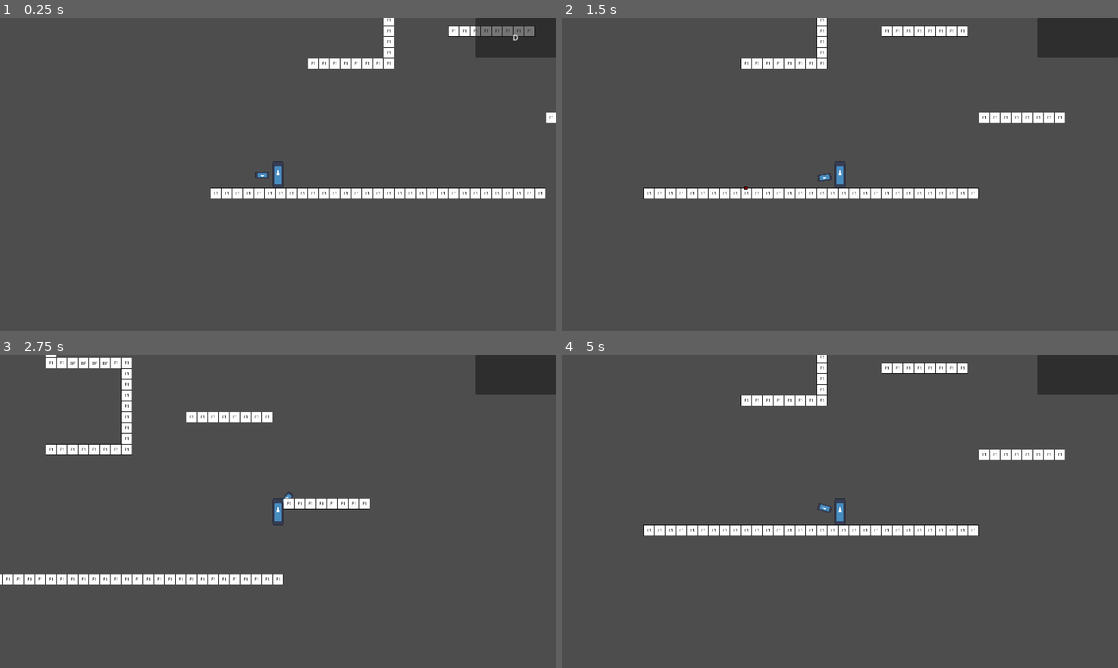
Above: before the commit, frames 1-4 (two rows, left to right).
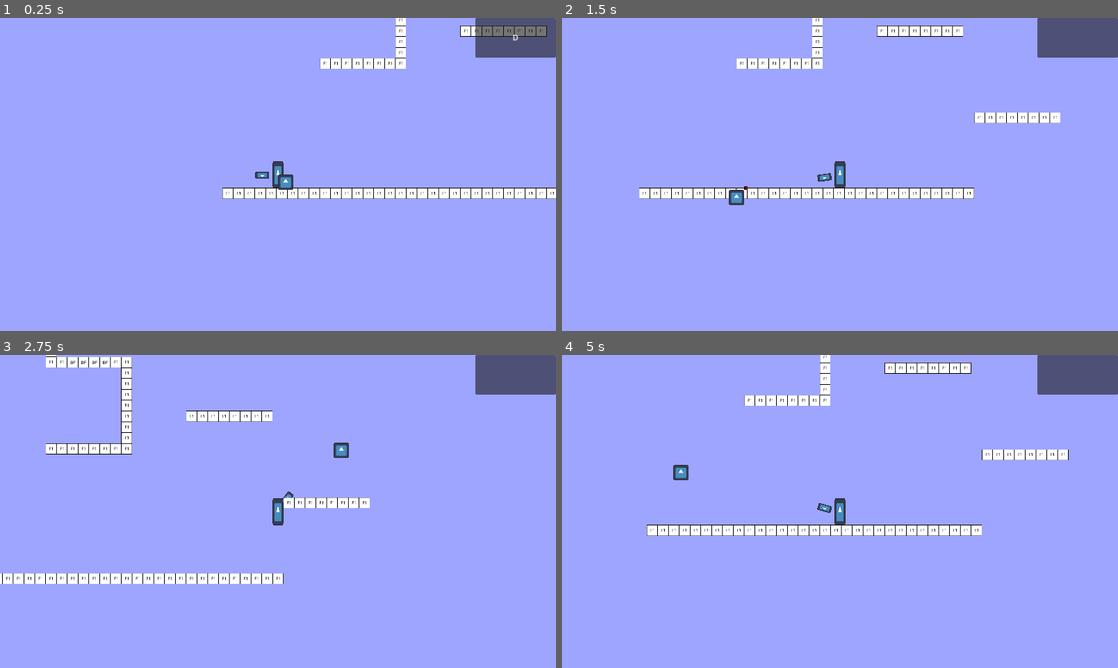
Above: after the commit, the same moments.

Repository: Juanxpeke/GD-Pirate
Game: Godot game, scene res://Core/Map/Levels/TutorialLevel.tscn
Same seed, same stepped clock (60 frames per second), same inputs: the game is played once before the commit and once after it. Before the commit the project starts from res://Core/Map/Levels/MainLevel.tscn. The engine's default icon, where the game draws it, is replaced by a stand-in: a white triangle on a blue panel in a dark square.
Inputs (mouse positions are in pixels of both pictures, inside the frame that each line leads up to):
- Up to frame 1 (0.25 s): no input
- Up to frame 2 (1.5 s): move the mouse to (962, 158) at 0.52 s; press the mouse at (962, 158) at 0.53 s; move the mouse to (728, 190) at 1.27 s; release the mouse at (728, 190) at 1.28 s; click (728, 190) at 1.35 s
- Up to frame 3 (2.75 s): move the mouse to (333, 442) at 2.02 s; press the mouse at (333, 442) at 2.03 s
- Up to frame 4 (5 s): move the mouse to (812, 574) at 2.77 s; release the mouse at (812, 574) at 2.78 s; click (812, 574) at 2.85 s; move the mouse to (1006, 558) at 3.52 s; press the mouse at (1006, 558) at 3.53 s; move the mouse to (673, 464) at 4.27 s; release the mouse at (673, 464) at 4.28 s; click (673, 464) at 4.35 s

The runs differ from the first frame. In frame 1, 98% of the frame differs, in the area x 0-100%, y 0-100%; in frame 2, 97%; in frame 3, 96%; in frame 4, 97%.

Commit message:
Initial idea of a main menu

Diff:
--- a/Core/Assets/Materials/ScreenShader/ScreenShader.gdshader
+++ b/Core/Assets/Materials/ScreenShader/ScreenShader.gdshader
@@ -1,3 +1,4 @@
+/* Reference: https://www.youtube.com/watch?v=E401x98N6iA&t */
 shader_type canvas_item;
 render_mode unshaded, skip_vertex_transform;
 
--- a/Core/Components/VFX/CTRLayer.tscn
+++ b/Core/Components/VFX/CTRLayer.tscn
@@ -2,9 +2,9 @@
 
 [ext_resource type="Material" uid="uid://b0x8ue1qm4wlm" path="res://Core/Assets/Materials/ScreenShader/CTRScreenMaterial.tres" id="1_ce675"]
 
-[node name="CTRLayer" type="CanvasLayer"]
+[node name="CTRLayer" type="CanvasLayer" groups=["VFXLayer"]]
 
-[node name="Panel" type="Panel" parent="."]
+[node name="Panelxd" type="Panel" parent="."]
 material = ExtResource("1_ce675")
 anchors_preset = 15
 anchor_right = 1.0
--- a/Core/Components/VFX/LEDLayer.tscn
+++ b/Core/Components/VFX/LEDLayer.tscn
@@ -2,7 +2,7 @@
 
 [ext_resource type="Material" uid="uid://hu7crcefyb5u" path="res://Core/Assets/Materials/ScreenShader/LEDScreenMaterial.tres" id="1_tip0b"]
 
-[node name="LEDLayer" type="CanvasLayer"]
+[node name="LEDLayer" type="CanvasLayer" groups=["VFXLayer"]]
 
 [node name="Panel" type="Panel" parent="."]
 material = ExtResource("1_tip0b")
--- a/Core/Entities/DumbFriend.gd
+++ b/Core/Entities/DumbFriend.gd
@@ -99,6 +99,7 @@
 		behaviour_mode = new_behaviour_mode
 		if is_inside_tree():
 			_behaviour_mode_initialization()
+			LogManager.character_log("Behaviour mode set to %s" % behaviour_mode)
 		else:
 			pass
 #endregion Exports Variables
--- a/Core/GUI/MainMenu.tscn
+++ b/Core/GUI/MainMenu.tscn
@@ -1,6 +1,19 @@
-[gd_scene load_steps=2 format=3 uid="uid://cq6t20p7hm3ba"]
+[gd_scene load_steps=7 format=3 uid="uid://cq6t20p7hm3ba"]
 
 [ext_resource type="Script" path="res://Core/GUI/MainMenu.gd" id="1_hy214"]
+[ext_resource type="Texture2D" uid="uid://xbiqxctethfi" path="res://Core/GUI/MainMenuBackground.png" id="2_y3o0j"]
+[ext_resource type="Texture2D" uid="uid://ctd8u1stx423v" path="res://icon.svg" id="3_vjfqh"]
+[ext_resource type="PackedScene" uid="uid://jr4iy2jnycmy" path="res://Core/Components/VFX/LEDLayer.tscn" id="4_4n01m"]
+
+[sub_resource type="StyleBoxFlat" id="StyleBoxFlat_auiq8"]
+bg_color = Color(0.141176, 0.372549, 0.866667, 1)
+
+[sub_resource type="StyleBoxFlat" id="StyleBoxFlat_rnykj"]
+content_margin_left = 8.0
+content_margin_top = 4.0
+content_margin_right = 32.0
+content_margin_bottom = 4.0
+bg_color = Color(0.141176, 0.0352941, 0.866667, 1)
 
 [node name="MainMenu" type="Control"]
 layout_mode = 3
@@ -10,3 +23,88 @@
 grow_horizontal = 2
 grow_vertical = 2
 script = ExtResource("1_hy214")
+
+[node name="MainMenuArranger" type="VBoxContainer" parent="."]
+layout_mode = 1
+anchors_preset = 15
+anchor_right = 1.0
+anchor_bottom = 1.0
+grow_horizontal = 2
+grow_vertical = 2
+theme_override_constants/separation = 0
+
+[node name="Desktop" type="Control" parent="MainMenuArranger"]
+layout_mode = 2
+size_flags_vertical = 3
+
+[node name="DesktopBackground" type="TextureRect" parent="MainMenuArranger/Desktop"]
+layout_mode = 1
+anchors_preset = 15
+anchor_right = 1.0
+anchor_bottom = 1.0
+grow_horizontal = 2
+grow_vertical = 2
+size_flags_vertical = 3
+texture = ExtResource("2_y3o0j")
+expand_mode = 1
+
+[node name="AppsMarginContainer" type="MarginContainer" parent="MainMenuArranger/Desktop"]
+layout_mode = 1
+anchors_preset = 15
+anchor_right = 1.0
+anchor_bottom = 1.0
+grow_horizontal = 2
+grow_vertical = 2
+theme_override_constants/margin_left = 16
+theme_override_constants/margin_top = 16
+theme_override_constants/margin_right = 16
+theme_override_constants/margin_bottom = 16
+
+[node name="AppsContainer" type="GridContainer" parent="MainMenuArranger/Desktop/AppsMarginContainer"]
+layout_mode = 2
+theme_override_constants/h_separation = 16
+theme_override_constants/v_separation = 16
+
+[node name="StartIcon2" type="TextureRect" parent="MainMenuArranger/Desktop/AppsMarginContainer/AppsContainer"]
+custom_minimum_size = Vector2(64, 64)
+layout_mode = 2
+texture = ExtResource("3_vjfqh")
+expand_mode = 1
+
+[node name="StartIcon3" type="TextureRect" parent="MainMenuArranger/Desktop/AppsMarginContainer/AppsContainer"]
+custom_minimum_size = Vector2(64, 64)
+layout_mode = 2
+texture = ExtResource("3_vjfqh")
+expand_mode = 1
+
+[node name="StartIcon4" type="TextureRect" parent="MainMenuArranger/Desktop/AppsMarginContainer/AppsContainer"]
+custom_minimum_size = Vector2(64, 64)
+layout_mode = 2
+texture = ExtResource("3_vjfqh")
+expand_mode = 1
+
+[node name="TaskBar" type="PanelContainer" parent="MainMenuArranger"]
+layout_mode = 2
+theme_override_styles/panel = SubResource("StyleBoxFlat_auiq8")
+
+[node name="TaskBarArranger" type="HBoxContainer" parent="MainMenuArranger/TaskBar"]
+layout_mode = 2
+
+[node name="StarButton" type="PanelContainer" parent="MainMenuArranger/TaskBar/TaskBarArranger"]
+layout_mode = 2
+theme_override_styles/panel = SubResource("StyleBoxFlat_rnykj")
+
+[node name="StartButtonArranger" type="HBoxContainer" parent="MainMenuArranger/TaskBar/TaskBarArranger/StarButton"]
+layout_mode = 2
+
+[node name="StartIcon" type="TextureRect" parent="MainMenuArranger/TaskBar/TaskBarArranger/StarButton/StartButtonArranger"]
+custom_minimum_size = Vector2(32, 32)
+layout_mode = 2
+texture = ExtResource("3_vjfqh")
+expand_mode = 1
+
+[node name="StartLabel" type="Label" parent="MainMenuArranger/TaskBar/TaskBarArranger/StarButton/StartButtonArranger"]
+layout_mode = 2
+text = "Start"
+
+[node name="LEDLayer" parent="." instance=ExtResource("4_4n01m")]
--- /dev/null
+++ b/Core/Global/ConfigurationManager.gd
@@ -0,0 +1,78 @@
+extends Node
+## Docstring
+
+#region Signals
+#endregion Signals
+
+#region Enums
+#endregion Enums
+
+#region Constants
+## TODO
+const DEFAULT_GAMEPLAY_LAYER : int = 1
+## TODO
+const CURSOR_LAYER           : int = 2
+## TODO
+const VFX_LAYER              : int = 3
+
+## TODO
+const CURSOR_ICON_SIZE : int = 32
+#endregion Constants
+
+#region Exports Variables
+## TODO
+@export var cursor_texture : Texture2D
+## TODO
+@export var simulated_cursor : bool = true
+#endregion Exports Variables
+
+#region Public Variables
+#endregion Public Variables
+
+#region Private Variables
+var _empty_texture : Texture2D = get_transparent_texture(CURSOR_ICON_SIZE, CURSOR_ICON_SIZE)
+#endregion Private Variables
+
+#region On Ready Variables
+@onready var _cursor_layer : CanvasLayer = %CursorLayer
+@onready var _cursor       : Sprite2D    = %Cursor
+#endregion On Ready Variables
+
+#region Built-in Virtual Methods
+func _ready() -> void:
+	for node in get_tree().get_nodes_in_group("VFXLayer"):
+		assert(node is CanvasLayer)
+		node.layer = VFX_LAYER
+
+	if simulated_cursor:
+		_cursor.texture = get_resized_texture(cursor_texture, CURSOR_ICON_SIZE, CURSOR_ICON_SIZE)
+		_cursor_layer.layer = CURSOR_LAYER
+		Input.set_custom_mouse_cursor(_empty_texture, Input.CURSOR_ARROW)
+		process_mode = ProcessMode.PROCESS_MODE_INHERIT
+	else:
+		_cursor_layer.queue_free()
+		process_mode = ProcessMode.PROCESS_MODE_DISABLED
+
+func _process(_delta : float) -> void:
+	var mouse_position := get_viewport().get_mouse_position()
+	_cursor.global_position = mouse_position + Vector2.ONE * CURSOR_ICON_SIZE * 0.5
+#endregion Built-in Virtual Methods
+
+#region Public Methods
+## Returns a [Texture2D] with the same content as the given texture, but different
+## dimensions.
+func get_resized_texture(original_texture : Texture2D, width : int, height : int) -> Texture2D:
+	var image : Image = original_texture.get_image()
+	image.resize(width, height, Image.INTERPOLATE_BILINEAR)
+
+	return ImageTexture.create_from_image(image)
+
+## Returns a transparent [Texture2D].
+func get_transparent_texture(width : int, height : int) -> Texture2D:
+	var image : Image = Image.create_empty(width, height, false, Image.FORMAT_RGBA8)
+	image.fill(Color.TRANSPARENT)
+	return ImageTexture.create_from_image(image)
+#endregion Public Methods
+
+#region Private Methods
+#endregion Private Methods
--- /dev/null
+++ b/Core/Global/ConfigurationManager.tscn
@@ -0,0 +1,14 @@
+[gd_scene load_steps=3 format=3 uid="uid://cr75yan34gul1"]
+
+[ext_resource type="Script" path="res://Core/Global/ConfigurationManager.gd" id="1_c8yij"]
+[ext_resource type="Texture2D" uid="uid://ctd8u1stx423v" path="res://icon.svg" id="2_riarj"]
+
+[node name="ConfigurationManager" type="Node"]
+script = ExtResource("1_c8yij")
+cursor_texture = ExtResource("2_riarj")
+
+[node name="CursorLayer" type="CanvasLayer" parent="."]
+unique_name_in_owner = true
+
+[node name="Cursor" type="Sprite2D" parent="CursorLayer"]
+unique_name_in_owner = true
--- a/Core/Map/Levels/TutorialLevel.tscn
+++ b/Core/Map/Levels/TutorialLevel.tscn
@@ -6,7 +6,6 @@
 [ext_resource type="PackedScene" uid="uid://chmuocl1bn1mn" path="res://Core/Map/Elements/ScriptedAreas/ScriptedTeleportArea.tscn" id="4_uuvav"]
 [ext_resource type="PackedScene" uid="uid://c6la24do7dga1" path="res://Core/Map/Elements/ScriptedAreas/ScriptedMovementArea.tscn" id="5_ee51r"]
 [ext_resource type="PackedScene" uid="uid://cgqnfn1xhcyia" path="res://Core/Map/Elements/ScriptedAreas/ScriptedStompArea.tscn" id="6_nq8iw"]
-[ext_resource type="PackedScene" uid="uid://jr4iy2jnycmy" path="res://Core/Components/VFX/LEDLayer.tscn" id="7_vp1kq"]
 
 [sub_resource type="RectangleShape2D" id="RectangleShape2D_xlaa3"]
 size = Vector2(4000, 80)
@@ -101,5 +100,3 @@
 
 [node name="CollisionShape" type="CollisionShape2D" parent="ScriptedAreas/ScriptedStompArea"]
 shape = SubResource("RectangleShape2D_t8jeq")
-
-[node name="LEDLayer" parent="." instance=ExtResource("7_vp1kq")]
--- a/Debugging/Global/LogManager.gd
+++ b/Debugging/Global/LogManager.gd
@@ -19,6 +19,7 @@
 #region Private Variables
 var _rendering_color : String = "green"
 var _physics_color   : String = "yellow"
+var _character_color : String = "lightblue"
 var _systems_color   : String = "pink"
 #endregion Private Variables
 
@@ -37,6 +38,10 @@
 func physics_log(message : String) -> void:
 	print_rich("[color=%s](Physics) %s[/color]" % [_physics_color, message])
 
+# Logs a message related to the character
+func character_log(message : String) -> void:
+	print_rich("[color=%s](Character) %s[/color]" % [_character_color, message])
+
 # Logs a message related to any system.
 func systems_log(message : String) -> void:
 	print_rich("[color=%s](Systems) %s[/color]" % [_systems_color, message])
--- a/project.godot
+++ b/project.godot
@@ -11,14 +11,16 @@
 [application]
 
 config/name="GD-Pirate"
-run/main_scene="res://Core/Map/Levels/MainLevel.tscn"
+run/main_scene="res://Core/Map/Levels/TutorialLevel.tscn"
 config/features=PackedStringArray("4.3", "GL Compatibility")
-run/max_fps=120
+run/max_fps=60
+boot_splash/bg_color=Color(0, 0, 0, 1)
 config/icon="res://icon.svg"
 
 [autoload]
 
 LogManager="*res://Debugging/Global/LogManager.gd"
+ConfigurationManager="*res://Core/Global/ConfigurationManager.tscn"
 
 [display]
 
@@ -27,6 +29,10 @@
 [editor]
 
 script/templates_search_path="res://ScriptTemplates"
+
+[global_group]
+
+VFXLayer=""
 
 [input]
 
@@ -64,3 +70,4 @@
 
 renderer/rendering_method="gl_compatibility"
 renderer/rendering_method.mobile="gl_compatibility"
+environment/defaults/default_clear_color=Color(0.617856, 0.645802, 1, 1)
Binary file added: Core/GUI/MainMenuBackground.png
Not shown, added: Core/GUI/MainMenuBackground.png.import
Not shown: 1 places in Core/Map/Levels/TutorialLevel.tscn that only renumber resources
